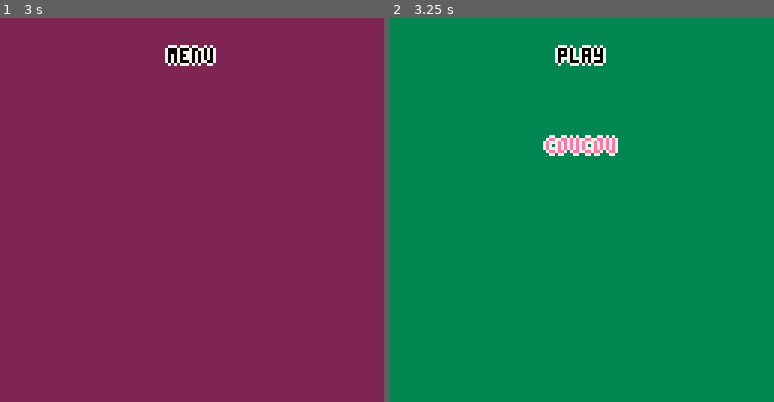
Above: before the commit, frames 1-2 (left to right).
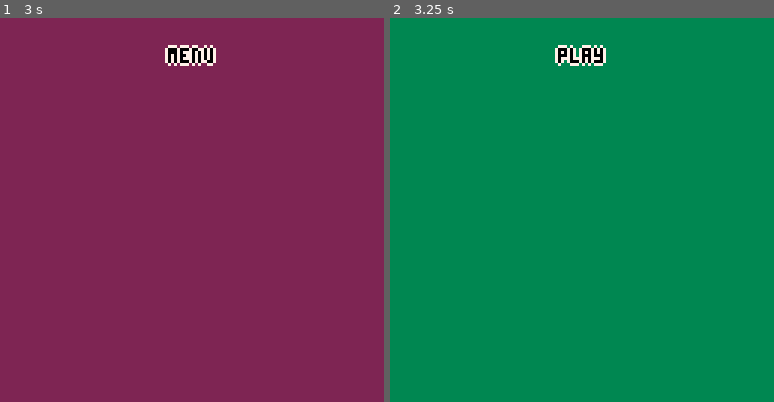
Above: after the commit, the same moments.

Repository: escargames/Anthrax
Game: PICO-8 cartridge Anthrax.p8
Same seed, same stepped clock (60 frames per second), same inputs: the game is played once before the commit and once after it.
Inputs:
- Up to frame 1 (3 s): hold Right 1.6-2.1 s; hold Up 2.15-2.42 s; hold Right from 2.47 s (still down)
- Up to frame 2 (3.25 s): release Right at 3.03 s; hold Left from 3.08 s (still down)

Frame 1 is identical in both runs. In frame 2, 0.9% of the frame differs, in the area x 39-60%, y 30-36%.

Commit message:
random size and sound

Diff:
--- a/Anthrax.p8
+++ b/Anthrax.p8
@@ -22,7 +22,8 @@
   --
   if (state == "play") then
     if (btnp(2)) then
-      add(ball_list, { x=rnd(128), y=rnd(128) })
+      add(ball_list, { x=rnd(128), y=rnd(128), t=5+rnd(5) })
+      sfx(0)
     end
     --
     --
@@ -50,9 +51,8 @@
 
 config.play.draw = function ()
   foreach(ball_list, function(b)
-    circfill(b.x, b.y, 5, 12)
+    circfill(b.x, b.y, b.t, 12)
   end)
-  cprint("coucou", 40, 14)
 end
 
 
